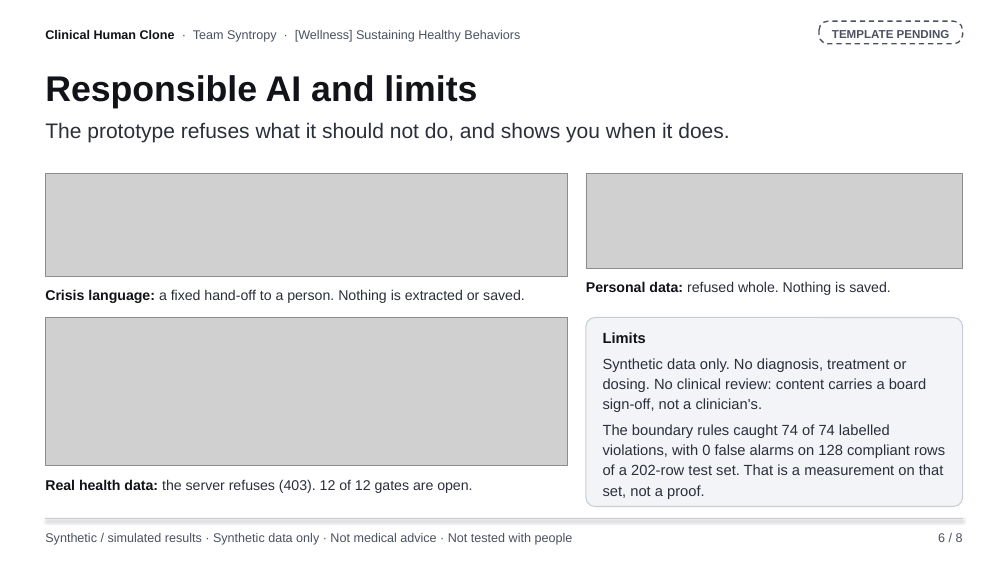
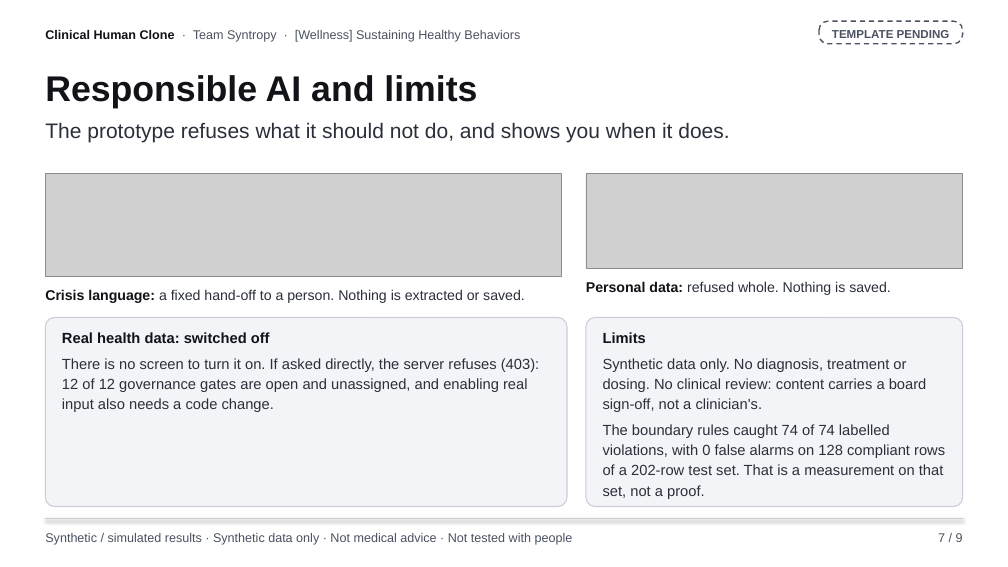
Before and after one commit to Syntropy-Health/longevity-memory-sdk, a slide deck: slide 7 of docs/daypart/submission/deck/clinical-human-clone-deck.pptx (slide 6 before the commit). Drawn at 1008x567 pixels with LibreOffice and Linux fonts; fonts in the diff are those of the drawing; grey boxes stand for pictures. Boxes give left, top, right and bottom in pixels: in the first picture for what was removed or moved away, otherwise in the second. Text is boxed around its words. In the diff, an @@ line names an element or a change of style, - is before the commit and + after.

```diff
--- a/docs/daypart/submission/deck/clinical-human-clone-deck.pptx
+++ b/docs/daypart/submission/deck/clinical-human-clone-deck.pptx
@@ picture: place and size @@
-picture at box(45, 174, 567, 277)
+picture at box(45, 174, 562, 277)
@@ picture removed at box(45, 318, 567, 466) @@
@@ rounded rectangle added at box(45, 318, 567, 507), fill #F3F4F7, outline #C9CDD6 1 pt @@
@@ text at box(62, 332, 539, 412): text changed; size 13.5 to 14 pt @@
-Real health data: the server refuses (403). 12 of 12 gates are open.
+Real health data: switched off
+There is no screen to turn it on. If asked directly, the server refuses (403): 12 of 12 governance gates are open and unassigned, and enabling real input also needs a code change.
@@ text at box(938, 533, 963, 542): text changed @@
-6 / 8
+7 / 9
```
Also in this commit, not shown: 7 other slides changed, 1 slide added, 21 other files.
